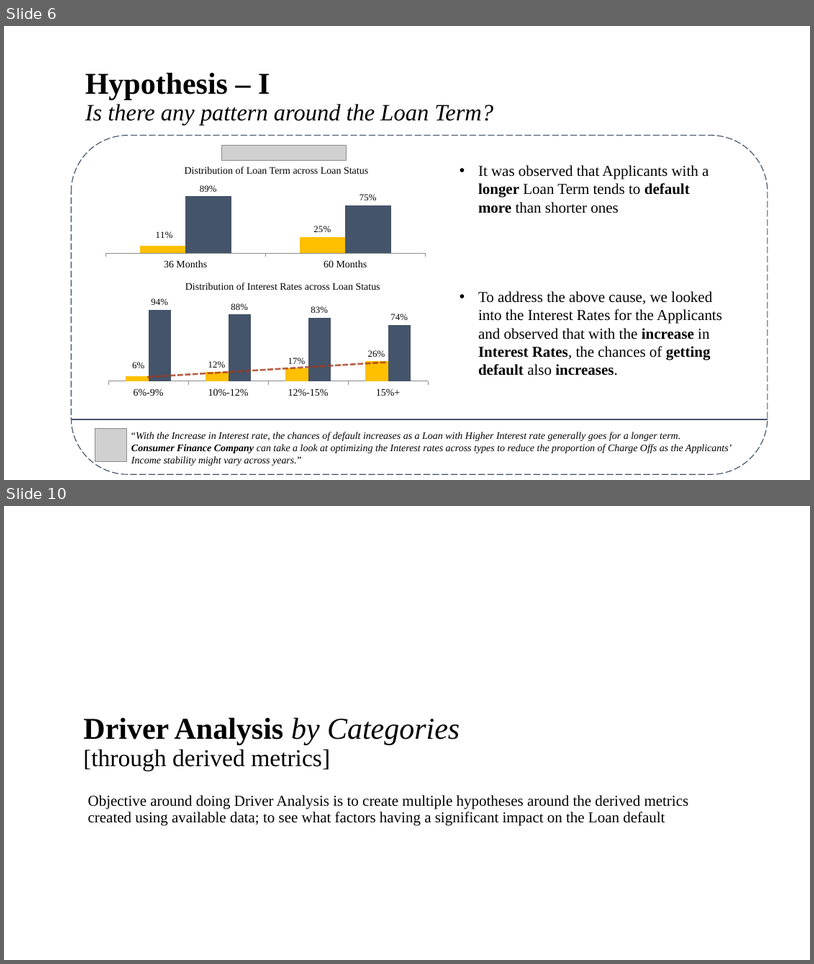
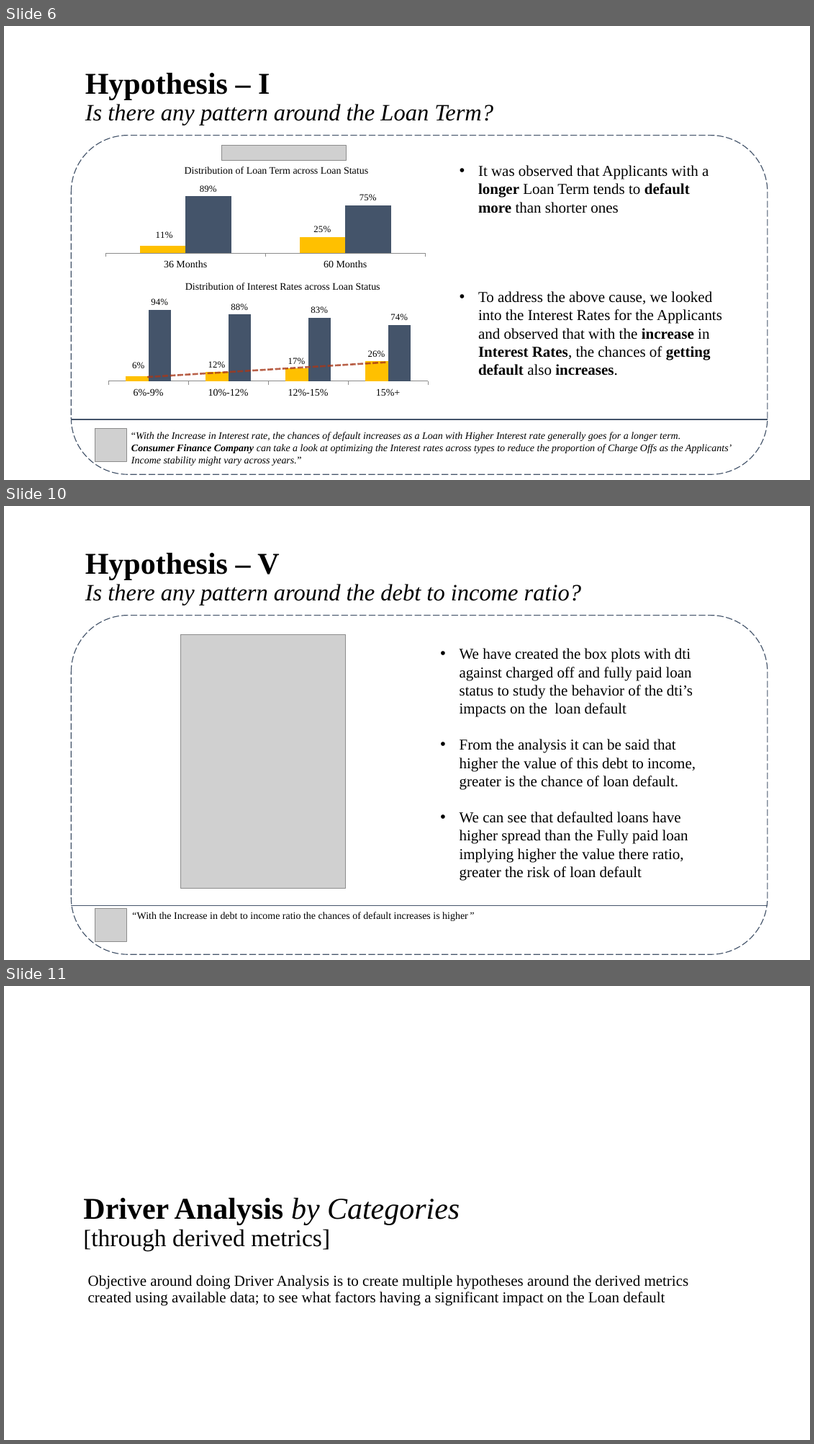
Before and after one commit to brijesh1100/P2-Gramener-Case-Study, a slide deck: Gramener_Case_Study_Presentation_SS.pptx. Shown one above the other, each under a label of ours: slides 6 and 10 before the commit, slides 6, 10 and 11 after it; the slides between them are not shown. The pictures are 814x964 and 814x1444 pixels, drawn with LibreOffice and Linux fonts; fonts in the diff are those of the drawing; grey boxes stand for pictures; background and template pictures are left out. Boxes give left, top, right and bottom in pixels: in the first picture for what was removed or moved away, otherwise in the second. Text is boxed around its words. In the diff, an @@ line names an element or a change of style, - is before the commit and + after.

```diff
--- a/Gramener_Case_Study_Presentation_SS.pptx
+++ b/Gramener_Case_Study_Presentation_SS.pptx
@@ slide 10 added at [4,506,810,960], background #FFFFFF @@
@@ title added at [85,553,581,605], 27.9 pt, text #000000, italic @@
+Hypothesis – V
+Is there any pattern around the debt to income ratio?
@@ rounded rectangle added at [71,615,768,955], outline #44546A 1 pt dashed @@
@@ picture added at [181,635,347,888] @@
@@ text added at [460,648,696,880], 18 pt, text #000000 @@
+• We have created the box plots with dti against charged off and fully paid loan status to study the behavior of the dti’s impacts on the loan default
+• From the analysis it can be said that higher the value of this debt to income, greater is the chance of loan default.
+• We can see that defaulted loans have higher spread than the Fully paid loan implying higher the value there ratio, greater the risk of loan default
@@ line added from (71, 906) to (768, 906), #44546A 1.5 pt @@
@@ picture added at [95,908,127,941] @@
@@ text added at [131,911,475,921], 12 pt, text #000000 @@
+“With the Increase in debt to income ratio the chances of default increases is higher”
@@ what was slide 10 is now slide 11 @@
```
Also in this commit, not shown: 2 slides changed, 2 other slides added, 1 slide removed.
